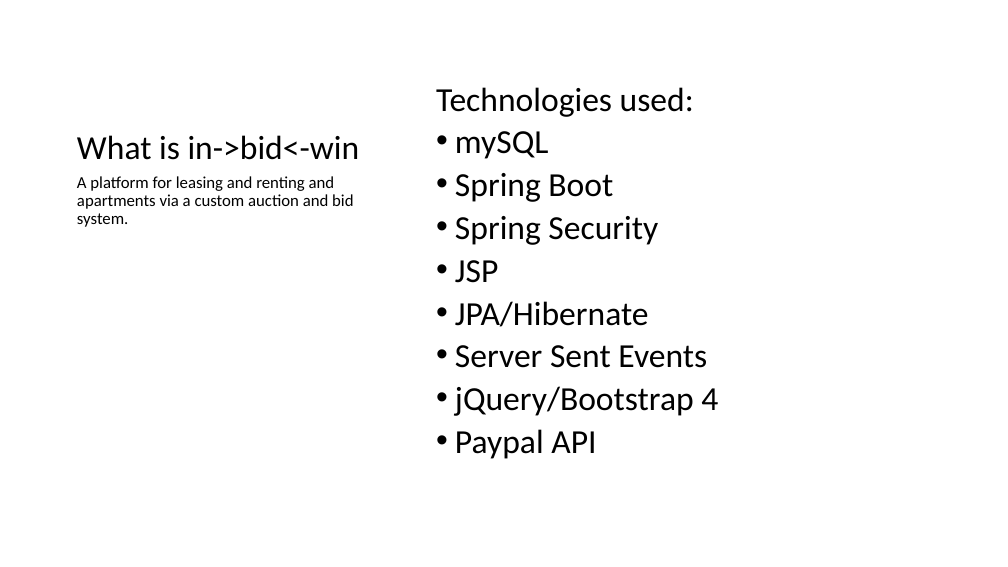
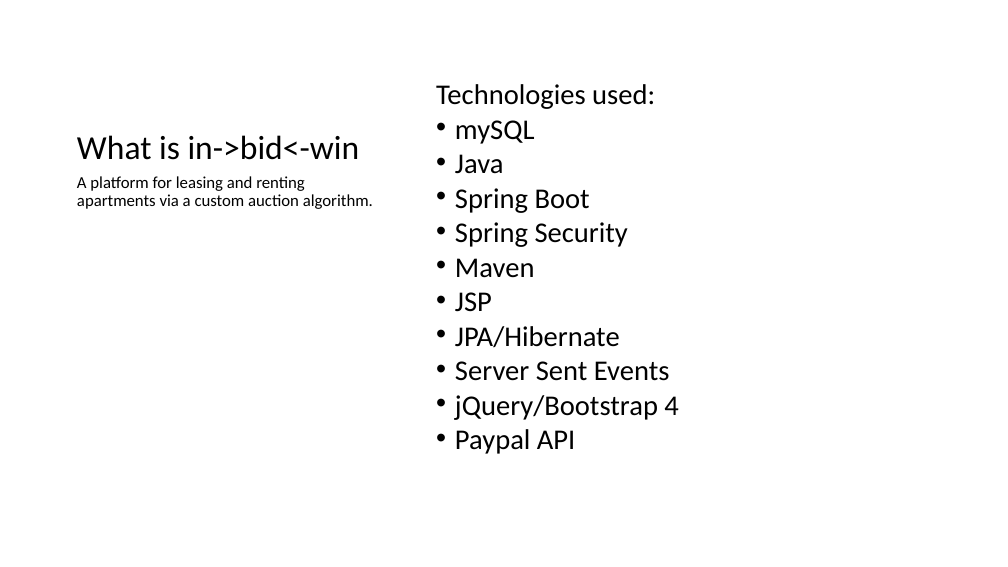
Before and after one commit to harivdee/in-bid-win, a slide deck: slide 2 of A - Scope/Presentation in-bid-win.pptx. Drawn at 1008x567 pixels with LibreOffice and Linux fonts; fonts in the diff are those of the drawing. Boxes give left, top, right and bottom in pixels: in the first picture for what was removed or moved away, otherwise in the second. Text is boxed around its words. In the diff, an @@ line names an element or a change of style, - is before the commit and + after.

Commit message:
ppt

```diff
--- a/A - Scope/Presentation in-bid-win.pptx
+++ b/A - Scope/Presentation in-bid-win.pptx
@@ text at <box>436,84,678,454</box>: size 32 to 27.2 pt; line spacing 0.8 to 0.7 @@
@@ text at <box>77,176,373,209</box>: text changed @@
-A platform for leasing and renting and apartments via a custom auction and bid system.
+A platform for leasing and renting apartments via a custom auction algorithm.
@@ text at <box>455,154,504,174</box>: paragraph added @@
+• Java
@@ text at <box>455,258,535,278</box>: paragraph added @@
+• Maven
```
